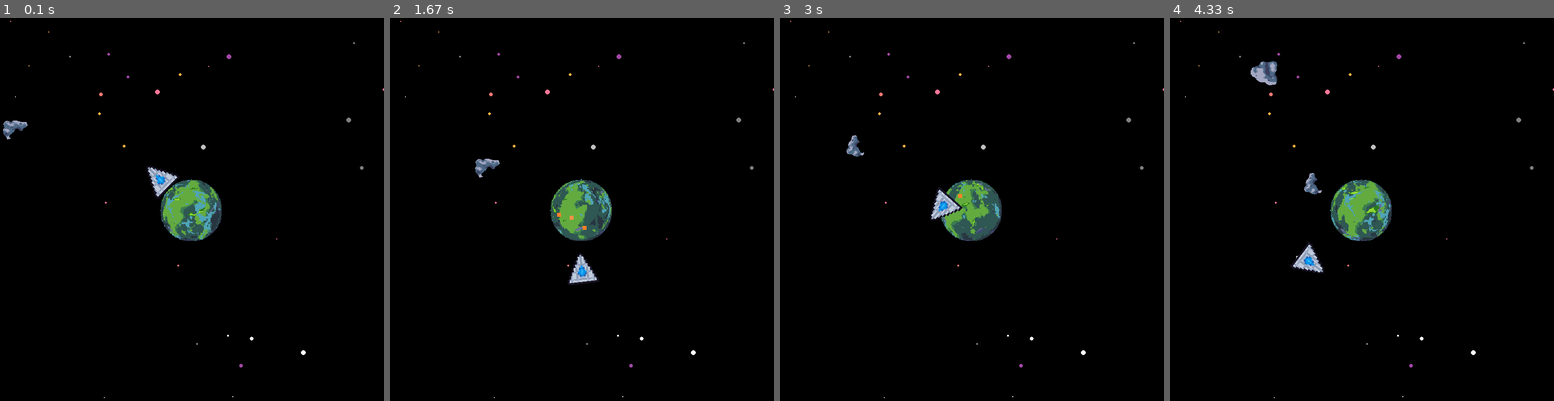
Above: before the commit, frames 1-4 (left to right).
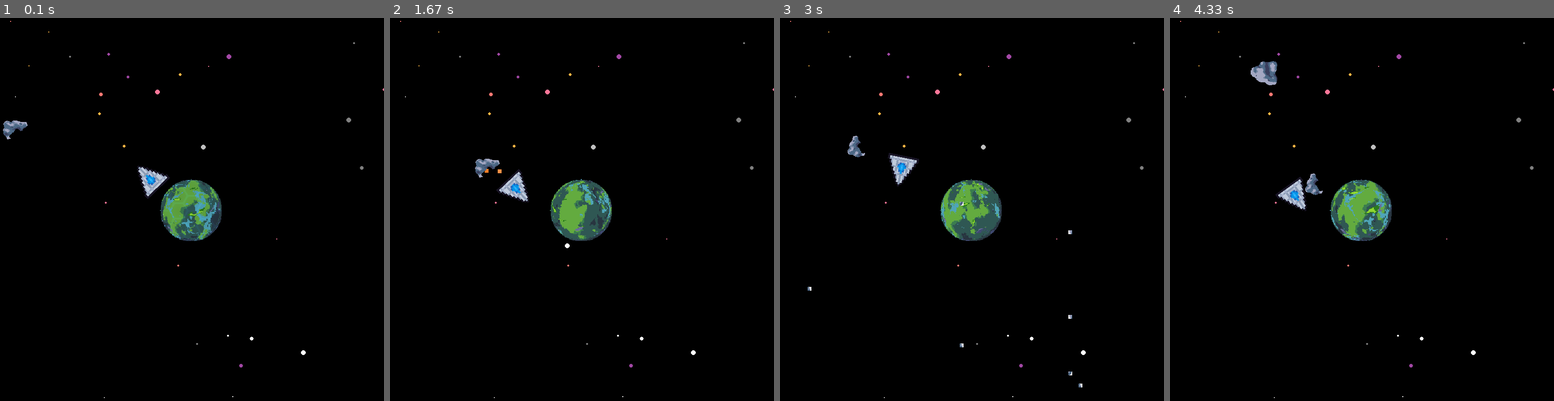
Above: after the commit, the same moments.

Repository: ScriptLineStudios/Pygame-Community-Jam
Game: pygame game, started from main.py
Two runs of this game, one before a commit and one after it. Both use one fixed random seed, a clock stepped at 60 frames per second and the inputs below.
Inputs (mouse positions are in pixels of both pictures, inside the frame that each line leads up to):
- Up to frame 1 (0.1 s): no input
- Up to frame 2 (1.67 s): tap Space at 0.33, 1.4 s; press the mouse at (624, 243) at 0.7 s; move the mouse to (551, 155) at 0.8 s; release the mouse at (478, 67) at 0.93 s; press the mouse at (624, 243) at 1.03 s; move the mouse to (605, 247) at 1.13 s; release the mouse at (585, 251) at 1.27 s; click (582, 255) at 1.42 s
- Up to frame 3 (3 s): tap Space at 1.7, 2.23 s; press the mouse at (1014, 243) at 1.87 s; move the mouse to (918, 182) at 1.97 s; release the mouse at (822, 125) at 2.1 s; click (1091, 201) at 2.25 s; click (856, 136) at 2.55 s; click (879, 278) at 2.88 s
- Up to frame 4 (4.33 s): click (1500, 297) at 3.22 s; click (1242, 355) at 3.55 s; click (1239, 232) at 3.88 s; click (1381, 316) at 4.22 s

The runs differ from the first frame. In frame 1, 0.6% of the frame differs, in the area x 35-47%, y 38-48%; in frame 2, 0.8%; in frame 3, 0.9%, in the area x 7-79%, y 30-97%; in frame 4, 0.9%.

Commit message:
ship colliding with planet

Diff:
--- a/main.py
+++ b/main.py
@@ -54,6 +54,14 @@
 
           self.planetImgs[0].set_colorkey((0,0,0))
           self.mask = pygame.mask.from_surface(pygame.transform.scale(self.planetImgs[0],(128,128)))
+
+          self.center = [800//2,800//2]
+
+          self.boundTimer = 0
+          self.maxBoundTimer = 20
+          self.transparency = 0
+          self.Bound = pygame.image.load('assets/images/bound.png')
+          self.Bound.set_colorkey((255,255,255))
 
       def main(self,display):#main function(draw planet frames
           if self.planetAnim >= self.maxAnim:
@@ -76,6 +84,16 @@
             else:
                   return False
 
+      def drawBound(self,display):
+            if self.boundTimer < self.maxBoundTimer//2:
+                  self.transparency -= 20
+            else:
+                  self.transparency += 20
+            bound = self.Bound.copy()
+            bound.set_alpha(self.transparency)
+
+            display.blit(bound,self.pos)
+
 planetSheet = pygame.image.load('assets/images/planet.png').convert()
 planetSheet.set_colorkey()
 planetSize = [128,128]#planetFrameSize
@@ -150,6 +168,8 @@
 
             self.hitbox = None
 
+            self.mask = pygame.mask.from_surface(ship_img)
+
       def main(self, display):
             self.hitbox = pygame.Rect(self.x, self.y, 45, 45)
             self.x += self.speed[0]*self.speedIncrease
@@ -158,6 +178,7 @@
             image = pygame.transform.rotate(ship_img, self.angle)
 
             self.centered = rotate(image,self.rect).topleft
+            self.mask = pygame.mask.from_surface(image)
             display.blit(image, self.centered)#rotate(image,self.rect) - rotate from center
 
 #Would be cool if we add mask collision(pixel perfect), but for now rects
@@ -168,6 +189,14 @@
           self.radius = 5
           self.color = (255,255,255)
           self.angle = angle
+
+
+          self.surf = pygame.Surface((self.radius*2,self.radius*2))
+          self.surf.fill((0,0,0))
+          self.surf.set_colorkey((0,0,0))
+          pygame.draw.circle(self.surf,(255,255,255),[self.radius,self.radius],self.radius)
+
+          self.mask = pygame.mask.from_surface(self.surf)
 
           self.bulletSpeed = 10
 
@@ -248,9 +277,23 @@
       mc = pygame.mouse.get_pressed()#get mouse press event
 
       mainPlanet.main(display)
+      if mainPlanet.boundTimer > 0:
+            mainPlanet.drawBound(display)
+            mainPlanet.boundTimer -= 1
 
       keys = pygame.key.get_pressed()
-      if mc[0] == True:
+      #event check
+
+      if mainPlanet.ifCollideMask(ship.mask,[ship.x,ship.y]):
+            PlanetShipDist = [mainPlanet.center[0]-ship.centered[0],mainPlanet.center[1]-ship.centered[1]]
+            ang = math.atan2(PlanetShipDist[1],PlanetShipDist[1])
+            ship.speed[0] = -ship.speed[0]-math.cos(math.radians(ang))*10
+            ship.speed[1] = -ship.speed[1]+math.sin(math.radians(ang))*10
+            ship.speedIncrease = 0.7
+            mainPlanet.boundTimer = mainPlanet.maxBoundTimer
+            mainPlanet.transparency = 0
+
+      elif mc[0] == True:
             particles.append(particle(ship.rect.center[0], ship.rect.center[1], rd.randrange(-3, 3), rd.randrange(-1, 1), 4, (163, 167, 194), 0, fire_particles, rd.randrange(20, 30)))
             ship.speed[0] = math.cos(math.radians(angle))*5
             ship.speed[1] = math.sin(math.radians(angle))*5
@@ -283,6 +326,7 @@
       #if keys[pygame.K_d]:
        #     ship.x += 5
 
+      #partincles
       for par in particles:
             if par.lifetime > 0:
                   par.draw(display)
@@ -292,6 +336,7 @@
       ship.angle = angle
       ship.main(display)
 
+      #bullets loop
       for bull in bullets:
             bull.main(display)
             try:
@@ -309,11 +354,12 @@
                               asteroids.remove(ast)
 
                   if bull.rect.colliderect(planetRect):
-                        if mainPlanet.ifCollideMask(asteroid.mask,(bull.pos[0],bull.pos[1])):
+                        if mainPlanet.ifCollideMask(bull.mask,(bull.pos[0],bull.pos[1])):
                               bullets.remove(bull)
             except:
                   pass
 
+      #asteroids
       for asteroid in asteroids:
             asteroid.main(display)
 
Binary file added: assets/images/bound.png
